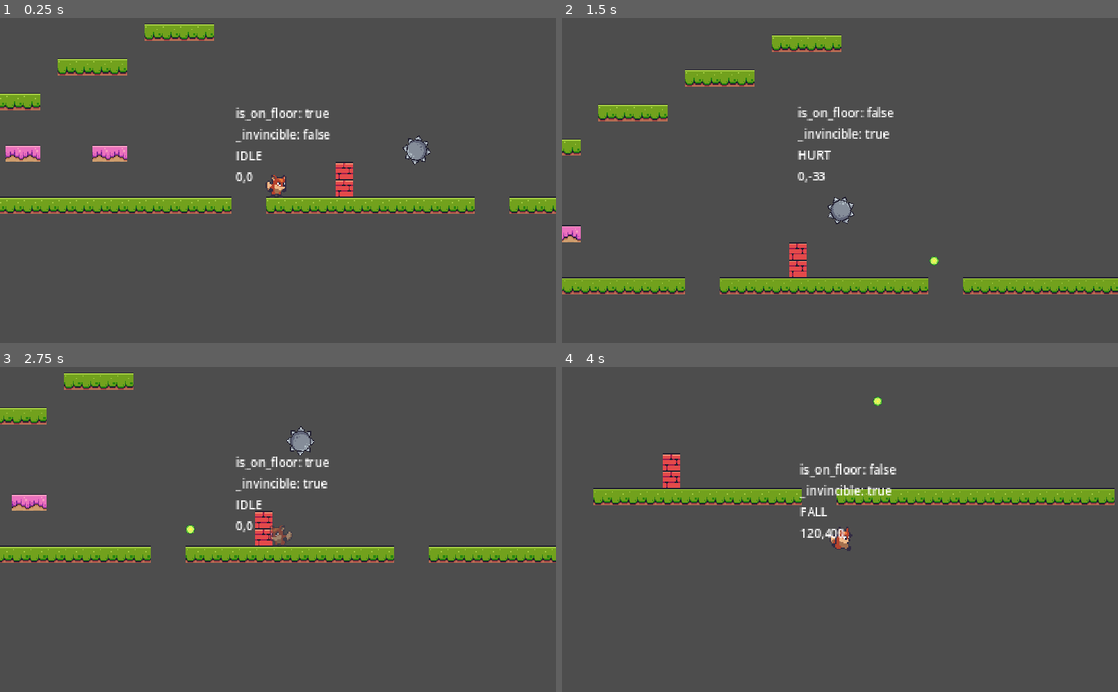
Above: before the commit, frames 1-4 (two rows, left to right).
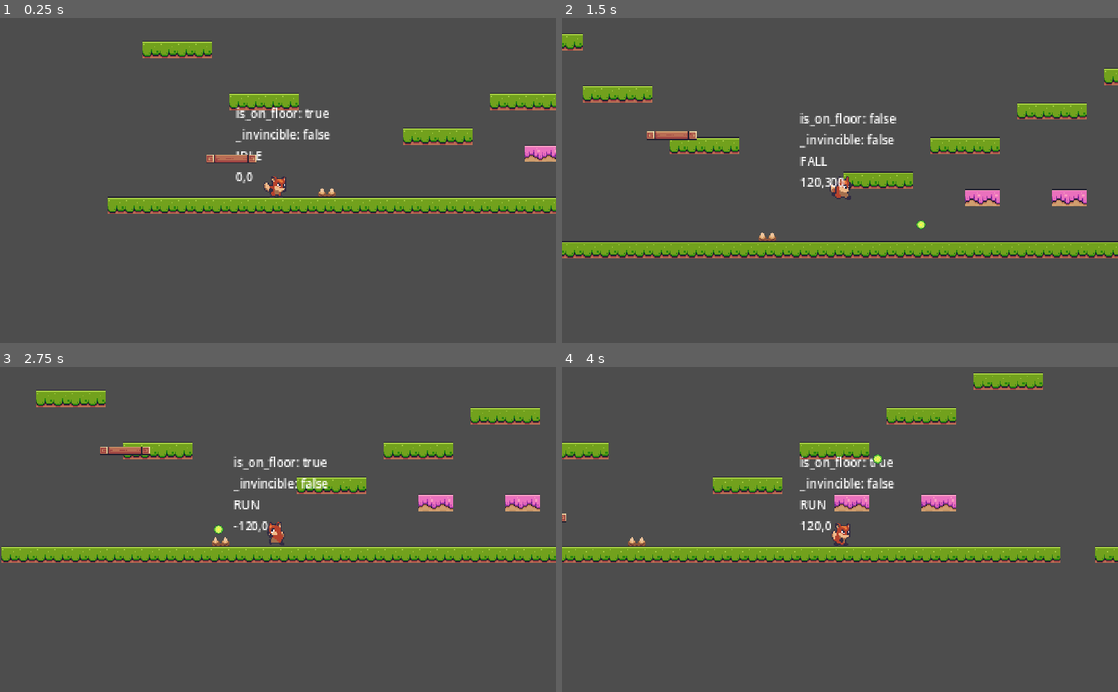
Above: after the commit, the same moments.

Repository: leobewater/godot-foxy-antics
Game: Godot game, scene res://level_base/level_base.tscn
Two runs of this game, one before a commit and one after it. Both use one fixed random seed, a clock stepped at 60 frames per second and the inputs below. The project has no main scene, so this scene is started directly.
Inputs:
- Up to frame 1 (0.25 s): no input
- Up to frame 2 (1.5 s): hold Right (right) from 0.53 s (still down); tap Ctrl (shoot) at 0.6, 1.35 s; tap Space (jump) at 0.77 s
- Up to frame 3 (2.75 s): tap Space (jump) at 1.52 s; release Right (right) at 2.03 s; hold Left (left) from 2.03 s (still down); tap Ctrl (shoot) at 2.1 s
- Up to frame 4 (4 s): release Left (left) at 2.78 s; hold Right (right) from 2.78 s (still down); tap Ctrl (shoot) at 2.85, 3.6 s; tap Space (jump) at 3.02, 3.77 s

The runs differ from the first frame. In frame 1, 8.8% of the frame differs, in the area x 0-100%, y 1-61%; in frame 2, 19%, in the area x 0-100%, y 4-86%; in frame 3, 9.3%; in frame 4, 14%.

Commit message:
add floor spike and set zindex to -1

Diff:
--- /dev/null
+++ b/floor_spike/floor_spikes.tscn
@@ -0,0 +1,18 @@
+[gd_scene load_steps=3 format=3 uid="uid://bsf02sqffb5bn"]
+
+[ext_resource type="Texture2D" uid="uid://c27v0p1ffo4a6" path="res://assets/danger/floor_spikes.png" id="1_2rj4x"]
+
+[sub_resource type="RectangleShape2D" id="RectangleShape2D_7jrxi"]
+size = Vector2(14, 7)
+
+[node name="FloorSpikes" type="Area2D"]
+z_index = -1
+collision_layer = 4
+collision_mask = 0
+
+[node name="Sprite2D" type="Sprite2D" parent="."]
+texture = ExtResource("1_2rj4x")
+
+[node name="CollisionShape2D" type="CollisionShape2D" parent="."]
+position = Vector2(0, -3.5)
+shape = SubResource("RectangleShape2D_7jrxi")
--- a/level_base/level_base.tscn
+++ b/level_base/level_base.tscn
@@ -6,6 +6,7 @@
 [ext_resource type="PackedScene" uid="uid://blvkdxh18qnmw" path="res://player/player.tscn" id="3_mxm1x"]
 [ext_resource type="PackedScene" uid="uid://cs8v5bmvfeadu" path="res://moving_platform/moving_platform.tscn" id="5_5780g"]
 [ext_resource type="PackedScene" uid="uid://d3iuqkm7nbqeh" path="res://ball_spikes/ball_spikes.tscn" id="6_hd1j4"]
+[ext_resource type="PackedScene" uid="uid://bsf02sqffb5bn" path="res://floor_spike/floor_spikes.tscn" id="7_2v68r"]
 
 [sub_resource type="TileSetAtlasSource" id="TileSetAtlasSource_dkkex"]
 texture = ExtResource("1_jpale")
@@ -567,14 +568,14 @@
 [node name="TileMap" type="TileMap" parent="."]
 tile_set = SubResource("TileSet_s4m5k")
 format = 2
-layer_0/tile_data = PackedInt32Array(-4, 458752, 0, -3, 4587 …(1157 unchanged characters)…  -65495, 458752, 0, -65494, 458752, 0, -196600, 458752, 0, -196599, 458752, 0, -196598, 458752, 0, -196597, 458752, 0, -327667, 458752, 0, -327666, 458752, 0, - …(1812 unchanged characters)…
+layer_0/tile_data = PackedInt32Array(-4, 458752, 0, -3, 4587 …(1157 unchanged characters)…  -65495, 458752, 0, -65494, 458752, 0, -327667, 458752, 0, -327666, 458752, 0, - …(1812 unchanged characters)…
 
 [node name="PlayerCam" parent="." instance=ExtResource("2_6wir8")]
 position = Vector2(256, -150)
 zoom = Vector2(2, 2)
 
 [node name="Player" parent="." instance=ExtResource("3_mxm1x")]
-position = Vector2(571, -34)
+position = Vector2(93, -31)
 
 [node name="MovingPlatform" parent="." node_paths=PackedStringArray("p1", "p2") instance=ExtResource("5_5780g")]
 position = Vector2(50, -40)
@@ -599,3 +600,6 @@
 [node name="BallSpikes" parent="Paths/Spikes1" instance=ExtResource("6_hd1j4")]
 position = Vector2(704, -58)
 rotation = -3.12206
+
+[node name="FloorSpikes" parent="." instance=ExtResource("7_2v68r")]
+position = Vector2(138, -16)
Not shown: 1 places in level_base/level_base.tscn that only renumber resources
